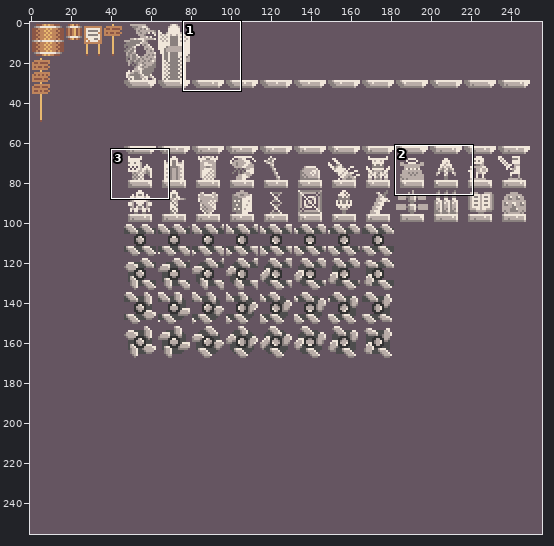
Two versions of one pixel-art file, Assets/Yaya/Artwork/Aseprite/Environment/Environment.ase. The first picture is a wide view before the edit; the outline marks the close-up.
Close-up. Before the commit:
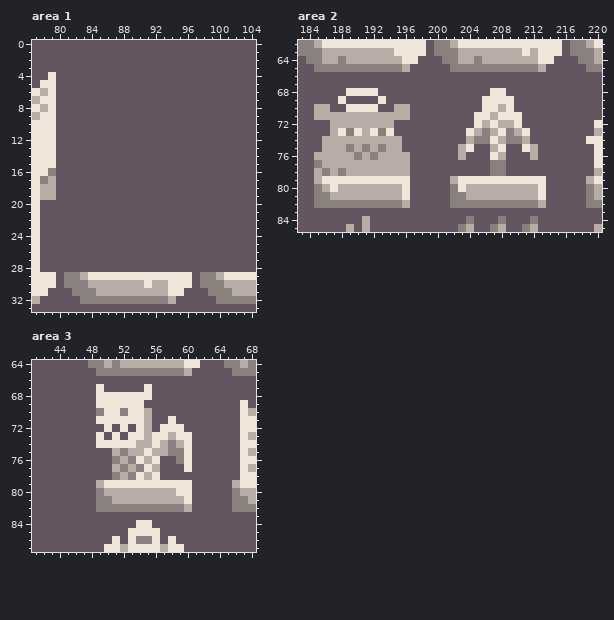
256x256 pixels, 1 frame. Shown: area 1: x 77..104, y 0..33; area 2: x 183..220, y 62..85; area 3: x 41..68, y 64..87.
After:
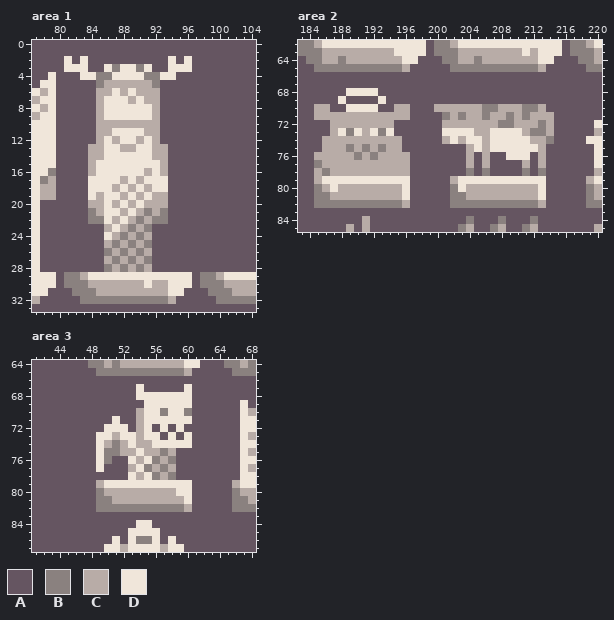
Palette (. is transparent): A #655561  B #8a817f  C #b8aca7  D #f0e6da
Diff:
Area 1, layer "Environment":
y 2: x 81 A -> D; x 83 A -> D; x 94 A -> D; x 96 A -> D
y 3: x 81..83 AAA -> DDD; x 86..91 AAAAAA -> DBDDBD; x 94..96 AAA -> DDD
y 4: x 83..94 AAAAAAAAAAAA -> DDBBDDDDBBDD
y 5: x 85..92 AAAAAAAA -> BCCCCCCB
y 6: x 85..92 AAAAAAAA -> CCDCDCCC
y 7: x 85..92 AAAAAAAA -> CDDDCDCC
y 8..9: x 85..92 AAAAAAAA -> CDDDDDDC
y 10: x 85..92 AAAAAAAA -> CCCCCCCC
y 11: x 85..92 AAAAAAAA -> CCDDDDCC
y 12: x 85..92 AAAAAAAA -> CDCDDCDC
y 13: x 84..93 AAAAAAAAAA -> CCDDCCDDCC
y 14: x 84..93 AAAAAAAAAA -> CCDDDDDDCC
y 15: x 84..93 AAAAAAAAAA -> CDDDDDDDDC
y 16: x 84..93 AAAAAAAAAA -> CDDDDDDCDC
y 17: x 84..93 AAAAAAAAAA -> DDDDCDCDDD
y 18: x 84..93 AAAAAAAAAA -> DDDCDCDCDD
y 19: x 84..93 AAAAAAAAAA -> DCDDCDCDCC
y 20: x 84..93 AAAAAAAAAA -> CCDCDCDCCC
y 21: x 84..93 AAAAAAAAAA -> BCDDCDCBCB
y 22: x 84..93 AAAAAAAAAA -> BBDCDCBCBB
y 23: x 86..91 AAAAAA -> CDCBCB
y 24: x 86..91 AAAAAA -> DCBCBC
y 25: x 86..91 AAAAAA -> CBCBCB
y 26: x 86..91 AAAAAA -> BCBCBC
y 27: x 86..91 AAAAAA -> CBCBCB
y 28: x 86..91 AAAAAA -> BCBCBC
Area 2, layer "Environment":
y 68: x 207..208 DD -> AA
y 69: x 206..209 DDDD -> AAAA
y 70: x 200..207 AAAAAADD -> CCCCCCBB; x 209..213 DAAAA -> CCBBC
y 71: x 201..206 AAAADD -> BCBCCB; x 208..214 DDDAAAA -> CBCBCCC
y 72: x 201..205 AAAAD -> CCCCC; x 207..214 DCCDAAAA -> CBBCCCBC
y 73: x 201..203 AAA -> DDD; x 206..207 BC -> CD; x 209..214 BCDAAA -> DDCBBC
y 74: x 201..206 AAACBB -> CDCDDC; x 208..214 CBBCAAA -> DDDDCCB
y 75: x 203..207 CDAAC -> ACDCD; x 209..210 AA -> DD; x 212..213 CA -> DC
y 76: x 203..204 CA -> AC; x 206..213 ADCAAACA -> CAADDDAC
y 77: x 204 A -> C; x 206..208 ABB -> CAA; x 211 A -> C; x 213 A -> C
y 78: x 188 B -> C; x 204 A -> B; x 206..208 ABB -> BAA; x 211 A -> B; x 213 A -> B
Area 3, layer "Environment":
y 67: x 49 D -> A; x 54..55 AD -> DA; x 60 A -> D
y 68: x 49..53 DDDDD -> AAAAA; x 56..60 AAAAA -> DDDDD
y 69: x 49..60 DDDDDDAAAAAA -> AAAAAADDDDDD
y 70: x 49..60 BDDBDDCAAAAA -> AAAAACDDBDDB
y 71: x 49..50 DD -> AA; x 52..57 DDDCAA -> AACDDD; x 59..60 AA -> DD
y 72: x 51 A -> D; x 54..55 DC -> CD; x 58 D -> A
y 73: x 50..52 ADA -> DCD; x 54..55 DC -> CD; x 57..59 DCD -> ADA
y 74: x 50..52 DDD -> CBC; x 57..59 CBC -> DDD
y 75: x 49..52 AACB -> DBBC; x 54..55 CD -> DC; x 57..60 CBBD -> BCAA
y 76: x 49..60 AABCBDCDAABD -> DBAADCDBCBAA
y 77: x 49 A -> D; x 51..52 CB -> AA; x 54..55 BD -> DB; x 57..58 AA -> BC; x 60 D -> A
y 78: x 51..58 BCBDCDAA -> AADCDBCB
Pixel boxes of the changes (left, top, right, bottom) in both close-ups:
changed: (64, 56, 192, 272)
changed: (434, 88, 554, 176)
changed: (338, 168, 346, 176)
changed: (96, 384, 192, 480)
